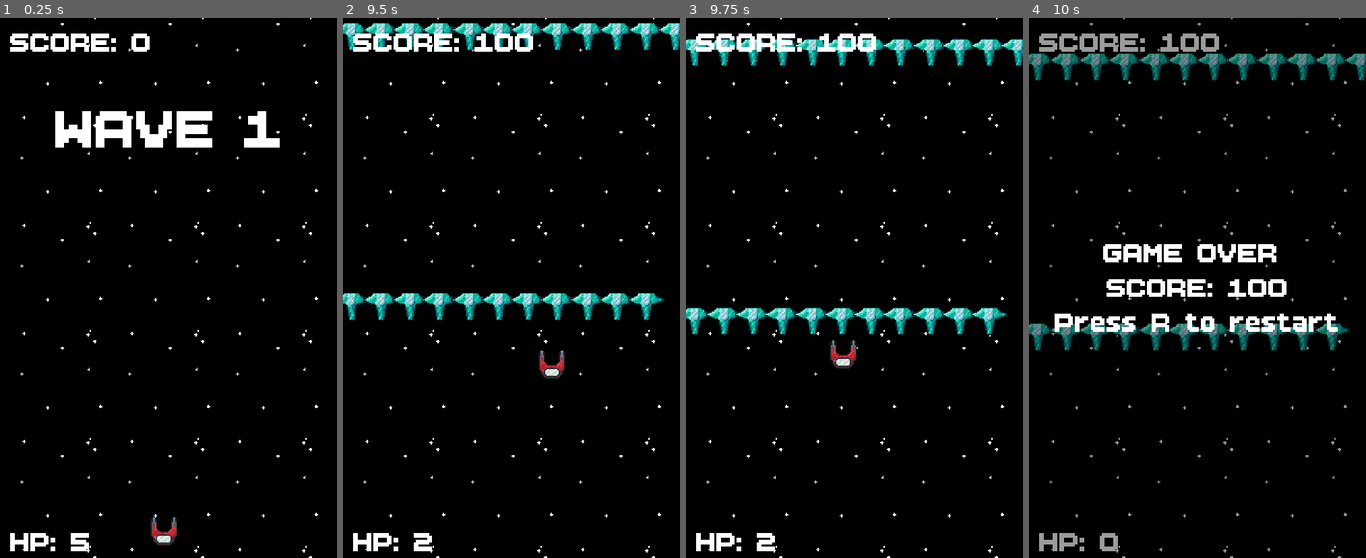
Above: before the commit, frames 1-4 (left to right).
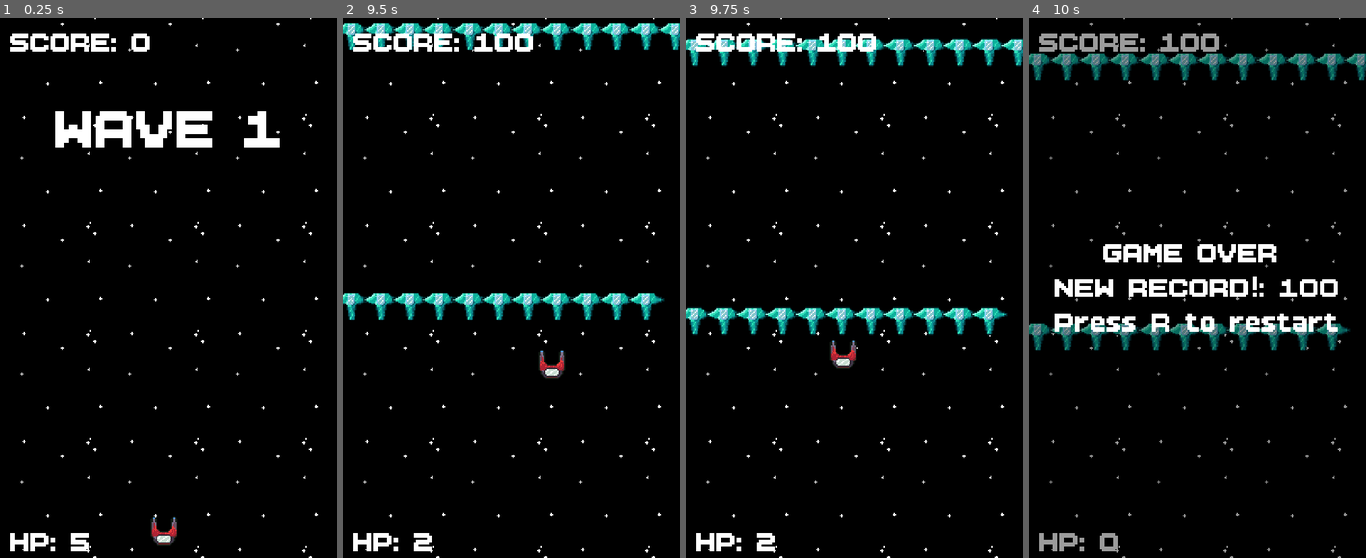
Above: after the commit, the same moments.

Repository: MEga9-C4ortik/Cosmo
Game: Godot game, scene res://scenes/game.tscn
The game is run twice, just before and just after one commit, with the same random seed, the same clock (stepped at 60 frames per second) and the same inputs.
Inputs:
- Up to frame 1 (0.25 s): no input
- Up to frame 2 (9.5 s): tap Enter at 0.5 s; hold Space (shoot) 0.53-1.28 s; hold W (move_up) 0.53-2.03 s; tap Space (shoot) every 1.5 s from 1.35 to 8.85 s; hold Space (shoot) 2.03-2.78 s; hold A (move_left) 2.03-3.53 s; tap R (Restart) at 3.5 s; hold S (move_down) 3.53-4.28 s; hold Space (shoot) 3.53-4.28 s; hold D (move_right) 4.28-5.03 s; hold W (move_up) 5.03-5.78 s; hold Space (shoot) 5.03-5.78 s; hold D (move_right) 5.78-8.03 s; hold Space (shoot) 6.53-7.28 s; hold S (move_down) 8.03-8.78 s; hold Space (shoot) 8.03-8.78 s; hold A (move_left) from 8.78 s (still down)
- Up to frame 3 (9.75 s): release A (move_left) at 9.53 s; hold W (move_up) from 9.53 s (still down); hold Space (shoot) from 9.53 s (still down)
- Up to frame 4 (10 s): keep holding W (move_up); keep holding Space (shoot)

Frames 1-3 are identical in both runs. In frame 4, 1.5% of the frame differs, in the area x 7-92%, y 47-52%.

Commit message:
add record stub

Diff:
--- a/scripts/game_manager.gd
+++ b/scripts/game_manager.gd
@@ -1,10 +1,11 @@
 extends Node
 
+var record = 0
 var score: int = 0
 var is_game_over:bool = false
 
 signal score_changed(value)
-signal game_over(final_score)
+signal game_over(condition, f_score, record)
 
 func _ready() -> void:
 	is_game_over = false
@@ -17,7 +18,10 @@
 func _on_player_died() -> void:
 	is_game_over = true
 	$WaveManager.stop()
-	game_over.emit(score)
+	var is_new_record = false
+	if score > record:
+		is_new_record = true
+	game_over.emit(is_new_record, score, record)
 
 func _on_wave_manager_enemy_died(points: Variant) -> void:
 	if !is_game_over:
--- a/scripts/game_over_label.gd
+++ b/scripts/game_over_label.gd
@@ -1,6 +1,9 @@
 extends Label
 
 
-func _on_game_manager_game_over(final_score: Variant) -> void:
+func _on_game_manager_game_over(is_new_record, score, record) -> void:
 	show()
-	text = "GAME OVER \nSCORE: " + str(final_score) + "\nPress R to restart"
+	if is_new_record and score > 0:
+		text = "GAME OVER \nNEW RECORD!: " + str(score) + "\nPress R to restart"
+	else:
+		text = "GAME OVER \nSCORE: " + str(score) + "\nPress R to restart"
